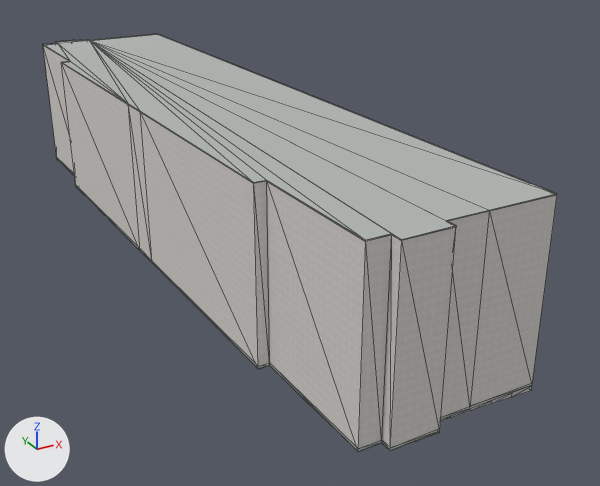
An edit to the Blender file assets/blender/buildings/osm-way-106220817.blend, drawn before and after from the same camera.
The view is the same before and after, from a camera (50 mm lens) standing at (-45.3, -107.1, 50.2) and looking at (8.6, -9.1, 1.2). Lighting does not change. The marker at lower left points along +X, +Y and +Z. The older version comes first. Mesh edges are drawn as thin lines.

The older version as bpy lines, for what is in view:
```python
ob_reality_106220817_near_reality_aged_pale_plaster = bpy.data.objects.new('reality 106220817 near reality aged pale plaster', me_reality_106220817_near_reality_aged_pale_plaster)
ob_reality_106220817_near_reality_aged_pale_plaster.parent = ob_osm_way_106220817
ob_reality_106220817_near_reality_aged_pale_plaster.location = (0.0, 0.0, 0.0)
ob_reality_106220817_near_reality_flat_weathered_roof = bpy.data.objects.new('reality 106220817 near reality flat weathered roof', me_reality_106220817_near_reality_flat_weathered_roof)
ob_reality_106220817_near_reality_flat_weathered_roof.parent = ob_osm_way_106220817
ob_reality_106220817_near_reality_flat_weathered_roof.location = (0.0, 0.0, 0.0)
ob_reality_106220817_near_reality_pale_aluminum_sill = bpy.data.objects.new('reality 106220817 near reality pale aluminum sill', me_reality_106220817_near_reality_pale_aluminum_sill)
ob_reality_106220817_near_reality_pale_aluminum_sill.parent = ob_osm_way_106220817
ob_reality_106220817_near_reality_pale_aluminum_sill.location = (0.0, 0.0, 0.0)
```
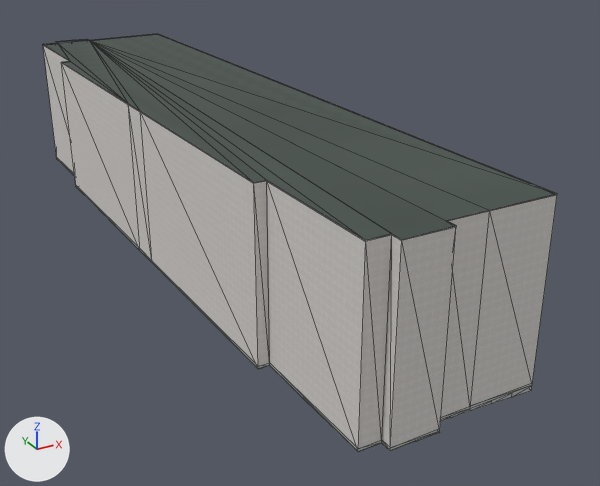
Edits to the bpy script that builds the scene:
```text
Add img_roof_normal_png:
    img_roof_normal_png = load_image('roof-normal.png', '../../../public/models/architecture/textures/roof-normal.png', 256, 256, 'Non-Color')
Add img_roof_color_png:
    img_roof_color_png = load_image('roof-color.png', '../../../public/models/architecture/textures/roof-color.png', 256, 256, 'sRGB')
Change mat_reality_flat_weathered_roof:
    remove # nodes: BsdfPrincipled, OutputMaterial
    remove # colours: grey #b3b7b4
    nodes: BsdfPrincipled, MixRGB, NormalMap, OutputMaterial, TexImage x2
    colours: white #ffffff
    uses the picture img_roof_color_png
    uses the picture img_roof_normal_png
Change me_reality_106220817_near_reality_pale_aluminum_sill:
    used by ob_reality_106220817_near_reality_pale_aluminum_sill; parent = ob_osm_way_106220817; location = (0.0, 0.0, 0.0)
    remove me_reality_106220817_near_reality_pale_aluminum_sill.from_pydata(...)  # 80 vertices, 40 faces; spans x -13.0..13.4, y -54.3..54.0, z 21.9..22.0
    add me_reality_106220817_near_reality_pale_aluminum_sill.from_pydata(...)  # 160 vertices, 80 faces; spans x -13.0..13.4, y -54.3..54.0, z 21.9..22.0
    me_reality_106220817_near_reality_pale_aluminum_sill part 1: 80 vertices added at x -13.0..13.4, y -54.3..54.0, z 22.0
```

Boxes [x1, y1, x2, y2] around the edits, measured in the pictures (600 x 486 px):
'reality 106220817 near reality flat weathered roof', surface changed (darker)
    both: [43, 34, 556, 240]
part 1 of me_reality_106220817_near_reality_pale_aluminum_sill, added
    after: [43, 34, 557, 241]
